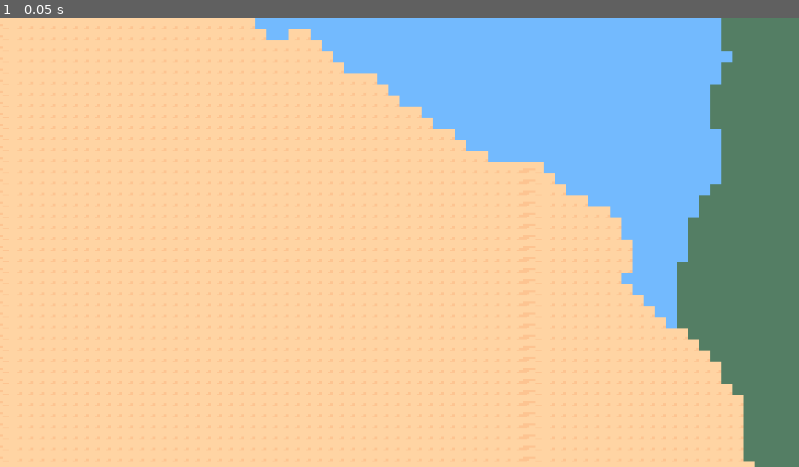
Above: before the commit, frame 1.
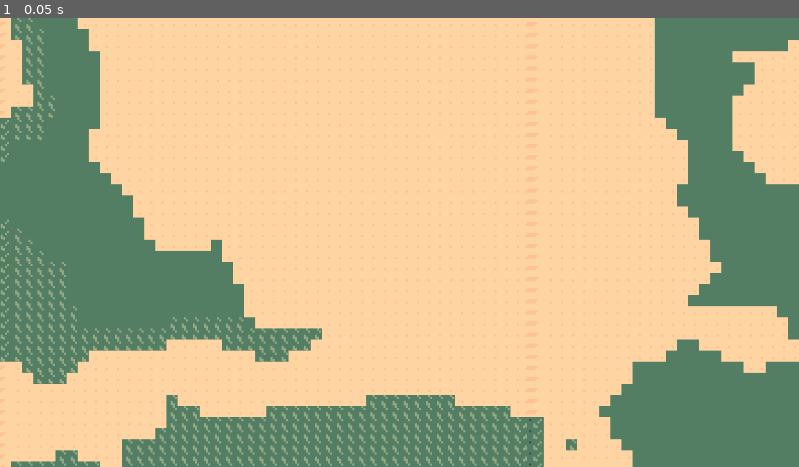
Above: after the commit, the same moment.

Repository: BeepBoopEntertainment/jab
Game: Godot game, scene res://src/tilemaps/tile_map.tscn
Two runs of this game, one before a commit and one after it. Both use one fixed random seed, a clock stepped at 60 frames per second and the inputs below. The project has no main scene, so this scene is started directly.
Inputs:
- Up to frame 1 (0.05 s): no input

The runs differ from the first frame. In frame 1, 46% of the frame differs, in the area x 0-100%, y 0-100%.

Commit message:
some more things for map generation

Diff:
--- a/src/tilemaps/tile_map.gd
+++ b/src/tilemaps/tile_map.gd
@@ -5,6 +5,16 @@
 var altitude = FastNoiseLite.new()
 var width = 256
 var height = 256
+
+const LayerIds = {
+	BASE = 0,
+	OBJECT = 1
+}
+
+const SourceIds = {
+	FARMLANDS = 0,
+	WETLANDS  = 1
+}
 #@onready var player = get_parent().get_child(1)
 
 func _ready():
@@ -18,20 +28,65 @@
 	generate_chunk(Vector2(1,1))
 
 
+func map_environment_to_tile(alt: float, moist: float, temp: float):
+	var source_id: int = SourceIds.FARMLANDS
+	var at_coord: Vector2 = Vector2(1,1)
+	if alt < -3 and moist > 4 and temp > -3:
+		at_coord = Vector2(30,1)
+		source_id = SourceIds.WETLANDS
+	elif alt <= -3 and moist > 4 and temp <= -3:
+		at_coord = Vector2(27,4)
+		source_id = SourceIds.WETLANDS
+	elif moist > 4 and temp > -3 and alt > -3:
+		at_coord = Vector2(4,1)
+		source_id = SourceIds.WETLANDS
+	elif alt > -3 and moist <= 4 and temp > -3 and temp <= -1:
+		at_coord = Vector2(2,0)
+		source_id = SourceIds.FARMLANDS
+	elif alt > -3 and moist <= 4 and temp > -1 and temp <= 0:
+		at_coord = Vector2(3,0)
+		source_id = SourceIds.FARMLANDS
+	elif moist > 1 and temp > 2:
+		at_coord = Vector2(0,0)
+		source_id = SourceIds.FARMLANDS
+	elif moist <= 1 and temp > 2:
+		at_coord = Vector2(1,0)
+		source_id = SourceIds.FARMLANDS
+	else:
+		at_coord = Vector2(4,1)
+		source_id = SourceIds.WETLANDS
+
+	return {
+		coord  = at_coord,
+		source = source_id
+	}
+
+
+func get_environment(tile_pos, x, y):
+	var xnoise: float = tile_pos.x-width/2 + x
+	var ynoise: float = tile_pos.y-height/2 + y
+	var moist: float = moisture.get_noise_2d(xnoise, ynoise)*10
+	var temp: float = temperature.get_noise_2d(xnoise, ynoise)*10
+	var alt: float = altitude.get_noise_2d(xnoise, ynoise)*10
+
+	return {
+		alt   = alt,
+		coord = Vector2i(xnoise, ynoise),
+		moist = moist,
+		temp  = temp
+	}
+
+
 func generate_chunk(position):
 	var tile_pos = local_to_map(position)
 	for x in range(width):
 		for y in range(height):
-			var moist = moisture.get_noise_2d(tile_pos.x-width/2 + x, tile_pos.y-height/2 + y)*10
-			var temp = temperature.get_noise_2d(tile_pos.x-width/2 + x, tile_pos.y-height/2 + y)*10
-			var alt = abs(altitude.get_noise_2d(tile_pos.x-width/2 + x, tile_pos.y-height/2 + y)*10)
-			var coord = Vector2i(tile_pos.x-width/2 + x, tile_pos.y-height/2 + y)
-			# create enum mapping for Vector2 calls below.
+			var environment = get_environment(tile_pos, x, y)
+			var layer_id: int = LayerIds.BASE
+			var tile = map_environment_to_tile(
+				environment.alt,
+				environment.moist,
+				environment.temp
+			)
 
-
-			if alt < 2.5 and moist > 1:
-				set_cell(0, coord, 0, Vector2(2,0))
-			elif moist < 1:
-				set_cell(0, coord, 1, Vector2(2,2))
-			else:
-				set_cell(0, coord, 1, Vector2(20,2))
+			set_cell(layer_id, environment.coord, tile.source, tile.coord)
